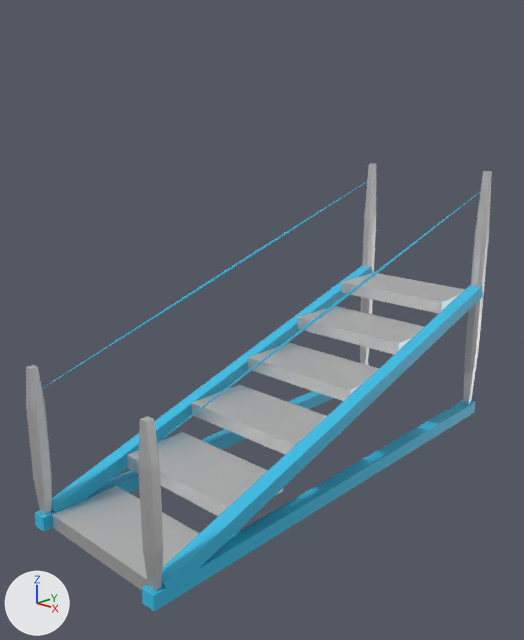
Before and after pictures for a commit that changed the Blender file escalier.blend.
The view is the same before and after, from a 50 mm lens placed at (2.77, -2.33, 2.58), pointed at (-0.58, 1.26, 1.11). The lights are fixed; the arrows at lower left show +X, +Y and +Z.

Script lines for the objects in view, before the commit:
```python
ob_cube = bpy.data.objects.new('Cube', me_cube_001)
ob_cube.location = (-0.513, 0.0, 0.0)
ob_cube.scale = (0.5, 0.25, 0.05)
ob_cube_001 = bpy.data.objects.new('Cube.001', me_cube_004)
ob_cube_001.location = (0.04, 3.236, 1.048)
ob_cube_001.scale = (0.05, 0.05, 1.0)
ob_cube_002 = bpy.data.objects.new('Cube.002', me_cube_003)
ob_cube_002.location = (0.041, 1.486, 0.0)
ob_cube_002.scale = (0.05, 1.8, 0.05)
ob_cube_004 = bpy.data.objects.new('Cube.004', me_cube_006)
ob_cube_004.location = (0.043, 1.504, 0.551)
ob_cube_004.rotation_euler = (0.291, 0.0, 0.0)  # degrees (17, 0, 0)
ob_cube_004.scale = (0.05, 1.8, 0.05)
ob_cube_005 = bpy.data.objects.new('Cube.005', me_cube_007)
ob_cube_005.location = (0.039, 1.504, 1.403)
ob_cube_005.rotation_euler = (0.291, 0.0, 0.0)  # degrees (17, 0, 0)
ob_cube_005.scale = (0.01, 1.8, 0.01)
# also in view: 'Cube.003' at (-0.52, -0.26, 0.55)
```
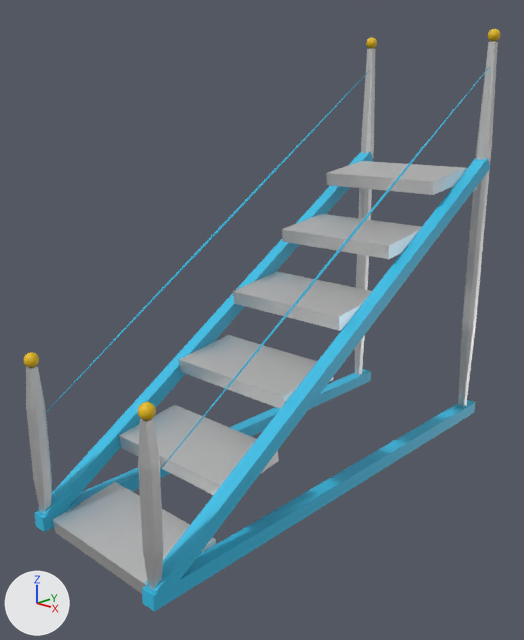
The change, as a diff of the scene's bpy script:
```diff
--- a/escalier.blend.py
+++ b/escalier.blend.py
@@ mat_material @@
+mat_material = principled_material('Material')
+mat_material.base_color = (0.798, 0.504, 0.0)  # yellow #e7bc00
@@ me_sphere_001 @@
+me_sphere_001.from_pydata(...)  # a UV sphere (32 segments, 16 rings, poles along z) spanning x -1.0..1.0, y -1.0..1.0, z -1.0..1.0
+me_sphere_001.materials.append(mat_material)  # yellow #e7bc00
@@ ob_cube @@
 ob_cube.location = (-0.513, 0.0, 0.0)
+ob_cube.rotation_euler = (0.141, 0.0, 0.0)  # degrees (8.1, 0, 0)
 ob_cube.scale = (0.5, 0.25, 0.05)
@@ ob_cube @@
 _m = ob_cube.modifiers.new('Array', 'ARRAY')
 _m.count = 6
-_m.relative_offset_displace = (0.0, 1.2, 2.0)
+_m.relative_offset_displace = (0.0, 1.2, 3.2)
@@ ob_cube_001 @@
 ob_cube_001 = bpy.data.objects.new('Cube.001', me_cube_004)
-ob_cube_001.location = (0.04, 3.236, 1.048)
-ob_cube_001.scale = (0.05, 0.05, 1.0)
+ob_cube_001.location = (0.04, 3.144, 1.517)
+ob_cube_001.scale = (0.05, 0.05, 1.5)
 _m = ob_cube_001.modifiers.new('Array', 'ARRAY')
@@ ob_cube_004 @@
 ob_cube_004 = bpy.data.objects.new('Cube.004', me_cube_006)
-ob_cube_004.location = (0.043, 1.504, 0.551)
-ob_cube_004.rotation_euler = (0.291, 0.0, 0.0)  # degrees (17, 0, 0)
-ob_cube_004.scale = (0.05, 1.8, 0.05)
+ob_cube_004.location = (0.043, 1.44, 1.074)
+ob_cube_004.rotation_euler = (0.551, 0.0, 0.0)  # degrees (32, 0, 0)
+ob_cube_004.scale = (0.05, 2.0, 0.05)
 _m = ob_cube_004.modifiers.new('Array', 'ARRAY')
@@ ob_cube_005 @@
 ob_cube_005 = bpy.data.objects.new('Cube.005', me_cube_007)
-ob_cube_005.location = (0.039, 1.504, 1.403)
-ob_cube_005.rotation_euler = (0.291, 0.0, 0.0)  # degrees (17, 0, 0)
-ob_cube_005.scale = (0.01, 1.8, 0.01)
+ob_cube_005.location = (0.039, 1.459, 1.782)
+ob_cube_005.rotation_euler = (0.566, 0.0, 0.0)  # degrees (32, 0, 0)
+ob_cube_005.scale = (0.01, 2.0, 0.01)
 _m = ob_cube_005.modifiers.new('Array', 'ARRAY')
@@ ob_sphere_001 @@
+ob_sphere_001 = bpy.data.objects.new('Sphere.001', me_sphere_001)
+ob_sphere_001.location = (-1.068, 3.142, 3.062)
+ob_sphere_001.scale = (0.0455, 0.0455, 0.0455)
+_m = ob_sphere_001.modifiers.new('Array', 'ARRAY')
+_m.relative_offset_displace = (12.2, 0.0, 0.0)
@@ ob_sphere @@
+ob_sphere = bpy.data.objects.new('Sphere', me_sphere_001.copy())
+ob_sphere.location = (-1.068, -0.262, 1.091)
+ob_sphere.scale = (0.0455, 0.0455, 0.0455)
+_m = ob_sphere.modifiers.new('Array', 'ARRAY')
+_m.relative_offset_displace = (12.2, 0.0, 0.0)
```

Pixel boxes [x1, y1, x2, y2] of what changed, in the pictures (524 x 640 px):
'Cube', turned, modifiers changed
    before: [52, 273, 465, 590]
    after: [52, 161, 467, 594]
'Cube.004', moved, turned, rescaled
    before: [51, 265, 483, 596]
    after: [38, 152, 490, 599]
'Cube.001', moved, rescaled (9% wider, 52% taller)
    before: [360, 164, 492, 404]
    after: [354, 41, 498, 407]
'Cube.005', moved, turned, rescaled
    before: [42, 179, 484, 443]
    after: [46, 67, 489, 470]
'Sphere', added (yellow)
    after: [23, 352, 156, 420]
'Sphere.001', added
    after: [366, 29, 500, 49]
